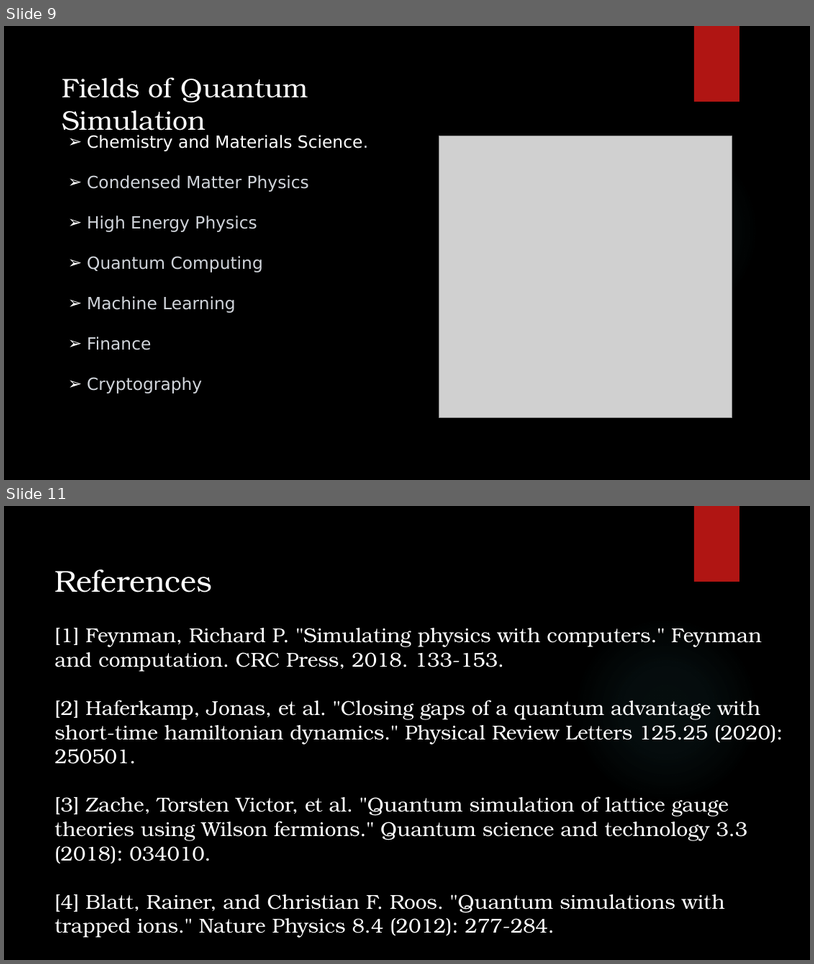
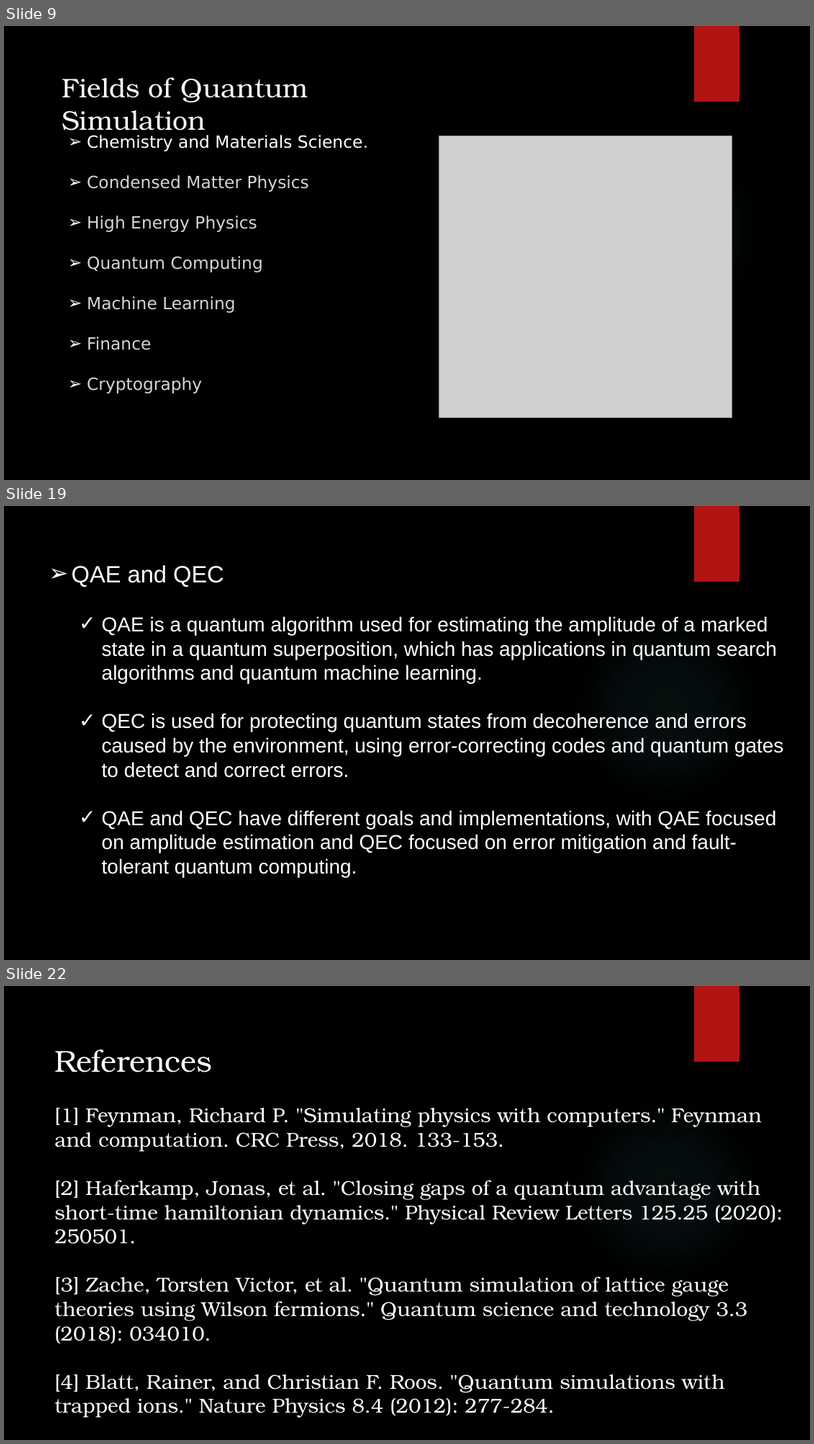
Before and after one commit to akash-rajak/Quantum-Simulation, a slide deck: Final PPT.pptx. Shown one above the other, each under a label of ours: slides 9 and 11 before the commit, slides 9, 19 and 22 after it; the slides between them are not shown. The pictures are 814x964 and 814x1444 pixels, drawn with LibreOffice and Linux fonts; fonts in the diff are those of the drawing; grey boxes stand for pictures; background and template pictures are left out. Boxes give left, top, right and bottom in pixels: in the first picture for what was removed or moved away, otherwise in the second. Text is boxed around its words. In the diff, an @@ line names an element or a change of style, - is before the commit and + after.

```diff
--- a/Final PPT.pptx
+++ b/Final PPT.pptx
@@ slide 19 added at (x1=4, y1=506, x2=810, y2=960), background picture (left out); not listed: 2 template elements that a slide beside it also shows @@
@@ text added at (x1=72, y1=565, x2=784, y2=877), 24 pt, text #FFFFFF @@
+➢ QAE and QEC
+  ✓ QAE is a quantum algorithm used for estimating the amplitude of a marked state in a quantum superposition, which has applications in quantum search algorithms and quantum machine learning.
+  ✓ QEC is used for protecting quantum states from decoherence and errors caused by the environment, using error-correcting codes and quantum gates to detect and correct errors.
+  ✓ QAE and QEC have different goals and implementations, with QAE focused on amplitude estimation and QEC focused on error mitigation and fault-tolerant quantum computing.
@@ what was slide 11 is now slide 22 @@
```
Also in this commit, not shown: 10 other slides added, 10 other files.
